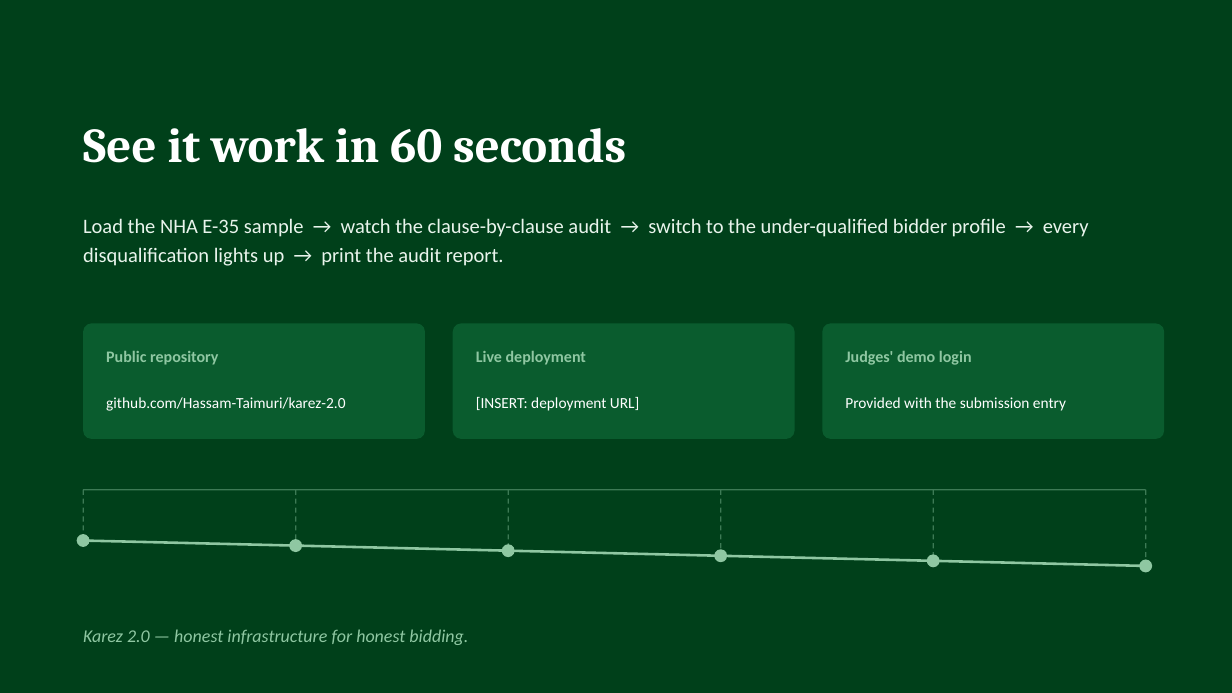
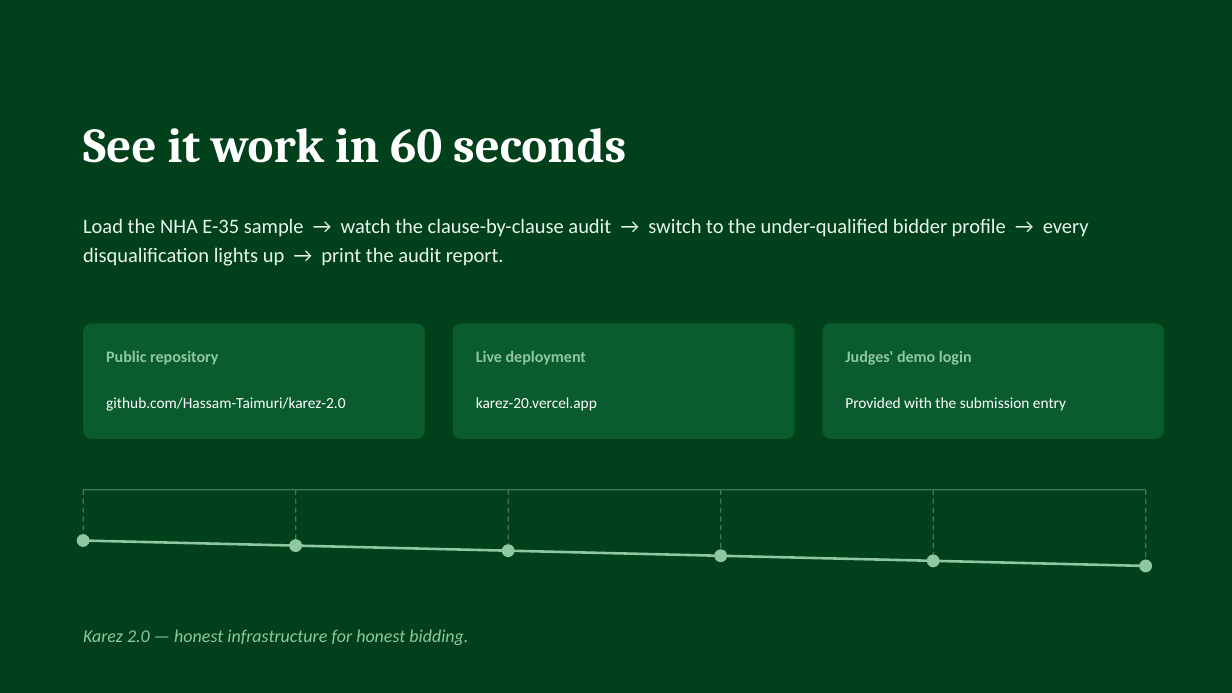
Before and after one commit to Hassam-Taimuri/karez-2.0, a slide deck: slide 11 of presentation/Karez-2.0-Hackathon-Presentation.pptx. Drawn at 1232x693 pixels with LibreOffice and Linux fonts; fonts in the diff are those of the drawing. Boxes give left, top, right and bottom in pixels: in the first picture for what was removed or moved away, otherwise in the second. Text is boxed around its words. In the diff, an @@ line names an element or a change of style, - is before the commit and + after.

```diff
--- a/presentation/Karez-2.0-Hackathon-Presentation.pptx
+++ b/presentation/Karez-2.0-Hackathon-Presentation.pptx
@@ text at (476, 397, 597, 411): text changed @@
-[INSERT: deployment URL]
+karez-20.vercel.app
```
Also in this commit, not shown: 2 other files.
